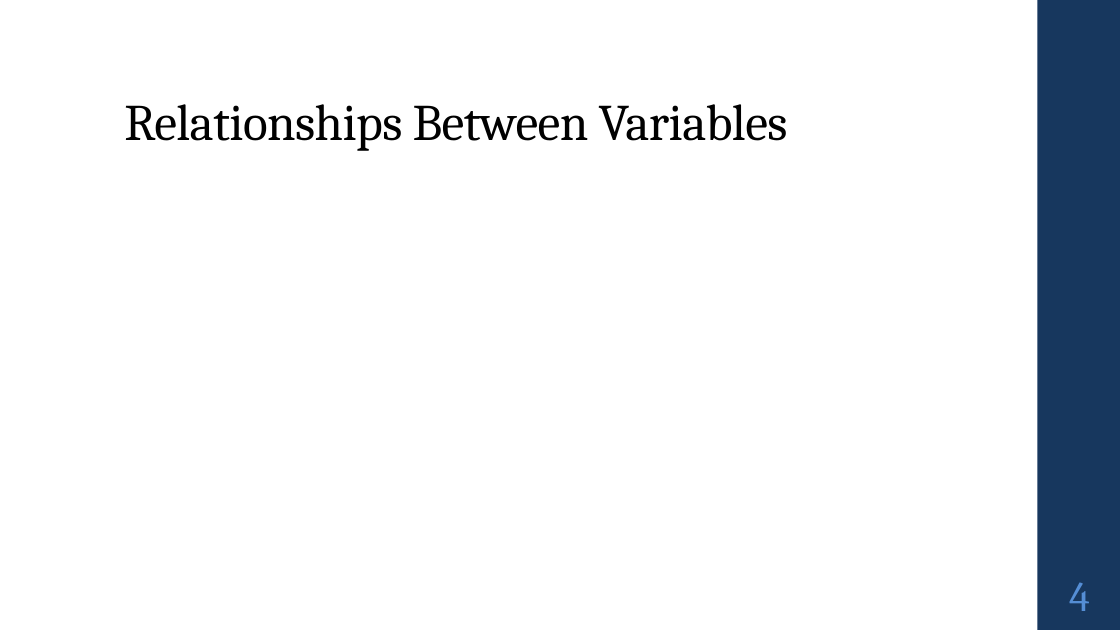
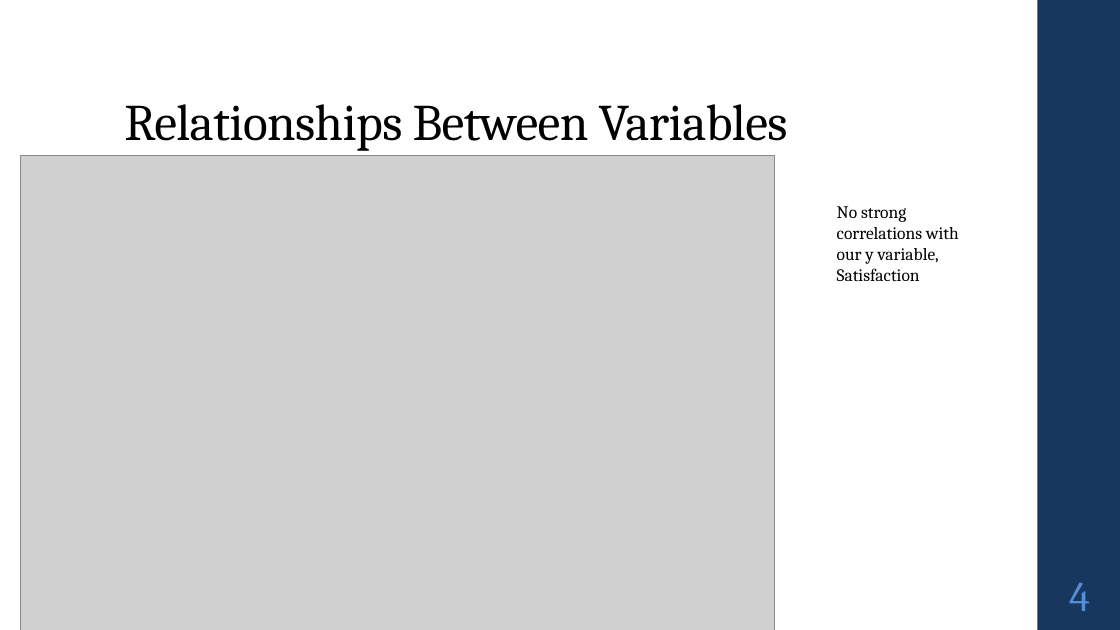
Before and after one commit to Alec-Schneider/FlightSurveyProject, a slide deck: slide 4 of Alec_Schneider_Project 2.pptx. Drawn at 1120x630 pixels with LibreOffice and Linux fonts; fonts in the diff are those of the drawing; grey boxes stand for pictures. Boxes give left, top, right and bottom in pixels: in the first picture for what was removed or moved away, otherwise in the second. Text is boxed around its words. In the diff, an @@ line names an element or a change of style, - is before the commit and + after.

```diff
--- a/Alec_Schneider_Project 2.pptx
+++ b/Alec_Schneider_Project 2.pptx
@@ picture added at (20,156,775,630) @@
@@ text added at (837,206,959,281), 15 pt, text #000000 @@
+No strong correlations with our y variable, Satisfaction
```
Also in this commit, not shown: 2 other slides changed, 13 other files.
